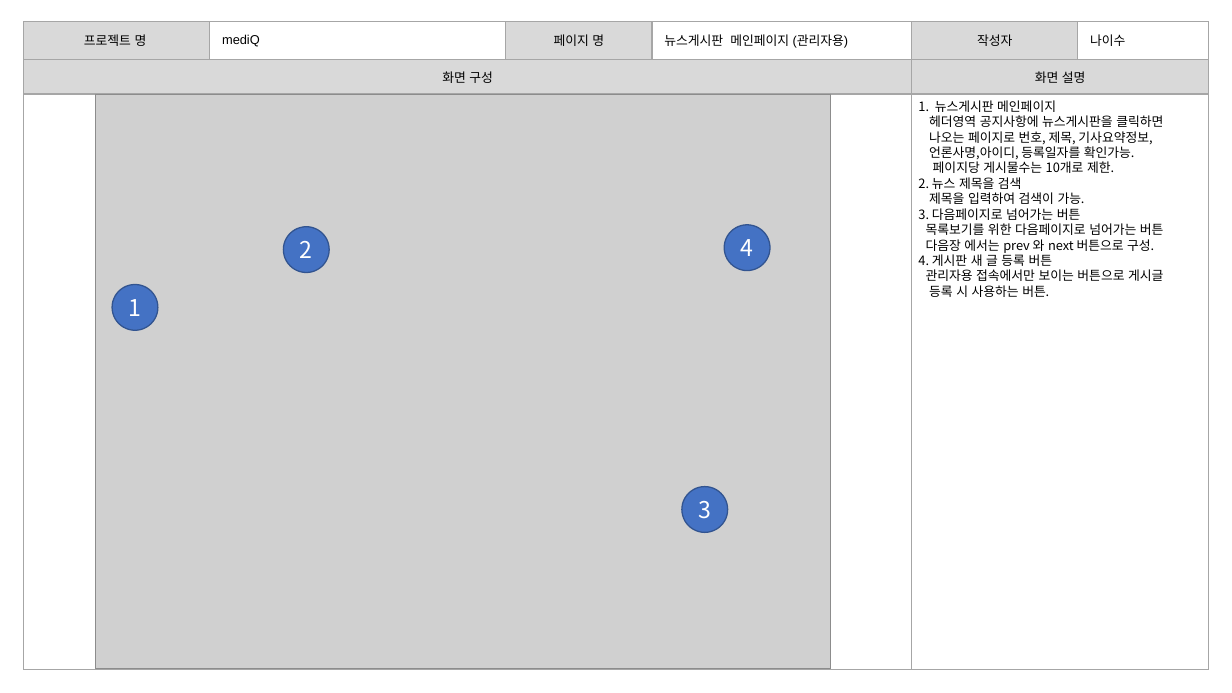
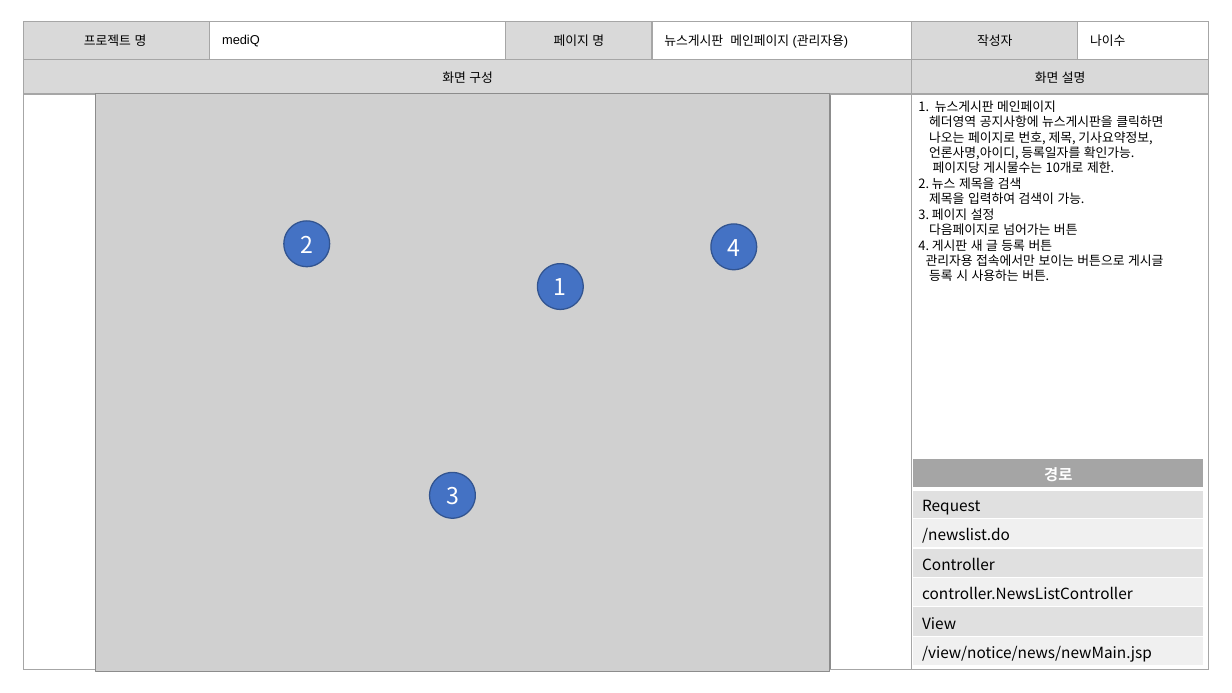
Before and after one commit to burnyst/mediQ, a slide deck: slide 32 of doc/0빅데이터분석프로젝트(공용)/[06] 스토리보드.pptx (slide 33 before the commit). Drawn at 1232x693 pixels with LibreOffice and Linux fonts; fonts in the diff are those of the drawing; grey boxes stand for pictures. Boxes give left, top, right and bottom in pixels: in the first picture for what was removed or moved away, otherwise in the second. Text is boxed around its words. In the diff, an @@ line names an element or a change of style, - is before the commit and + after.

```diff
--- a/doc/0빅데이터분석프로젝트(공용)/[06] 스토리보드.pptx
+++ b/doc/0빅데이터분석프로젝트(공용)/[06] 스토리보드.pptx
@@ picture: place and size @@
-picture at (95,94,830,668)
+picture at (95,94,830,672)
@@ text at (918,208,1078,235): text changed @@
-3. 다음페이지로 넘어가는 버튼
-목록보기를 위한 다음페이지로 넘어가는 버튼
-다음장 에서는 prev 와 next 버튼으로 구성.
+3. 페이지 설정
+다음페이지로 넘어가는 버튼
@@ ellipse "2": place and size @@
-ellipse "2" at (284,226,330,273)
+ellipse "2" at (284,221,330,267)
@@ ellipse "4": place and size @@
-ellipse "4" at (725,225,771,271)
+ellipse "4" at (711,224,757,270)
@@ ellipse "1": place and size @@
-ellipse "1" at (112,285,158,331)
+ellipse "1" at (538,263,584,310)
@@ ellipse "3": place and size @@
-ellipse "3" at (682,487,728,533)
+ellipse "3" at (430,472,476,518)
@@ table added at (913,458,1204,666), 7 rows, 1 columns @@
+경로
+Request
+/newslist.do
+Controller
+controller.NewsListController
+View
+/view/notice/news/newMain.jsp
```
Also in this commit, not shown: 37 other slides changed, 3 slides removed, 3 other files.
